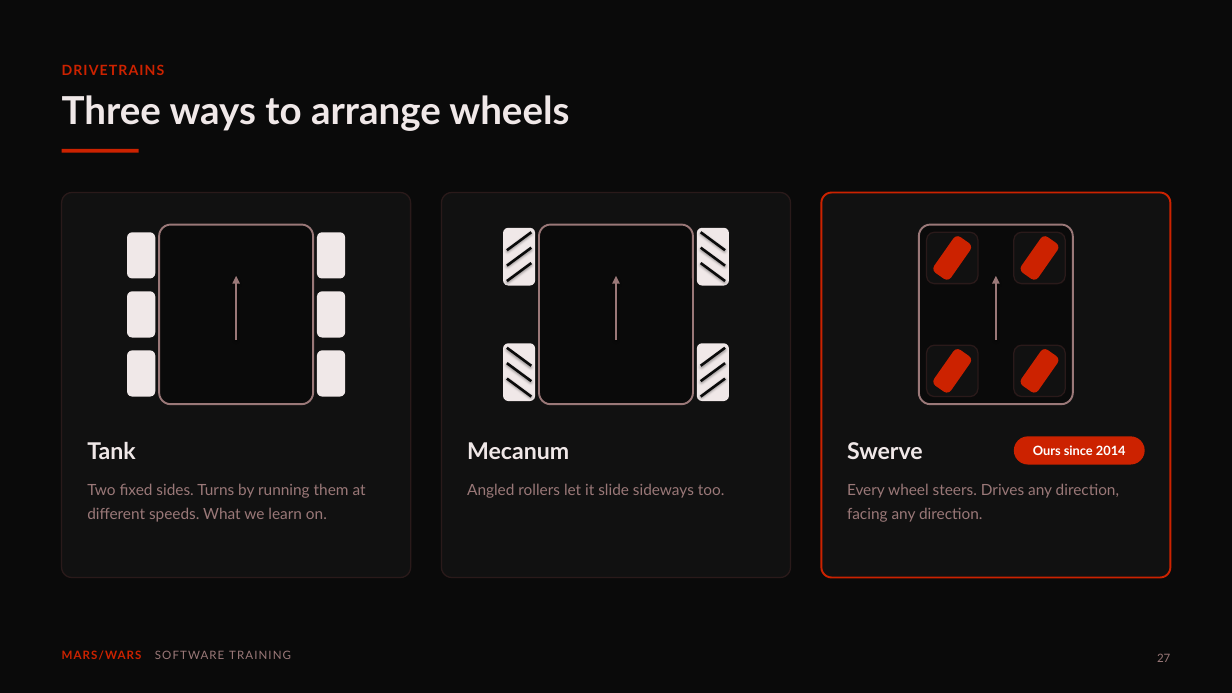
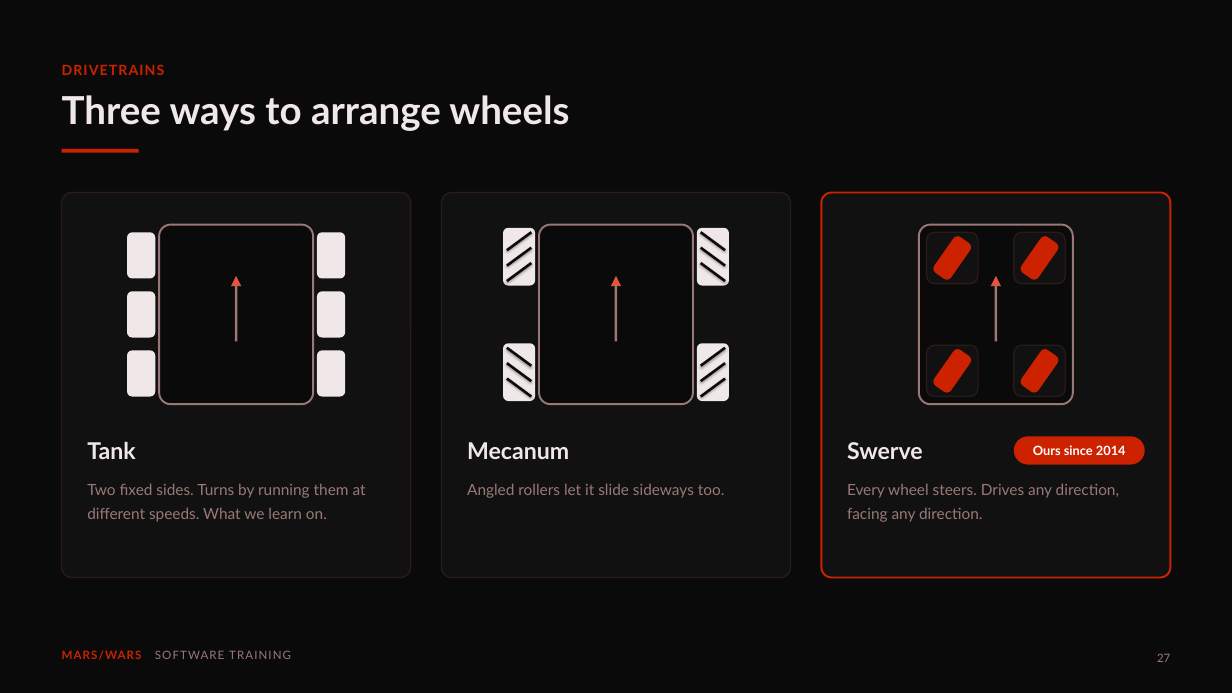
Before and after one commit to FRC-Team-4143/scriptum-lessons, a slide deck: slide 27 of deck1-motors-drivetrains.pptx. Drawn at 1232x693 pixels with LibreOffice and Linux fonts; fonts in the diff are those of the drawing. Boxes give left, top, right and bottom in pixels: in the first picture for what was removed or moved away, otherwise in the second. Text is boxed around its words. In the diff, an @@ line names an element or a change of style, - is before the commit and + after.

```diff
--- a/deck1-motors-drivetrains.pptx
+++ b/deck1-motors-drivetrains.pptx
@@ triangle added at [231,276,241,286], fill #E05540 @@
@@ rectangle added at [235,284,237,341], fill #9A7878 @@
@@ arrow removed from (236, 340) to (236, 276) @@
@@ triangle added at [611,276,622,286], fill #E05540 @@
@@ rectangle added at [615,284,617,341], fill #9A7878 @@
@@ arrow removed from (616, 340) to (616, 276) @@
@@ triangle added at [991,276,1001,286], fill #E05540 @@
@@ rectangle added at [995,284,997,341], fill #9A7878 @@
@@ arrow removed from (996, 340) to (996, 276) @@
```
Also in this commit, not shown: 14 other slides changed.
